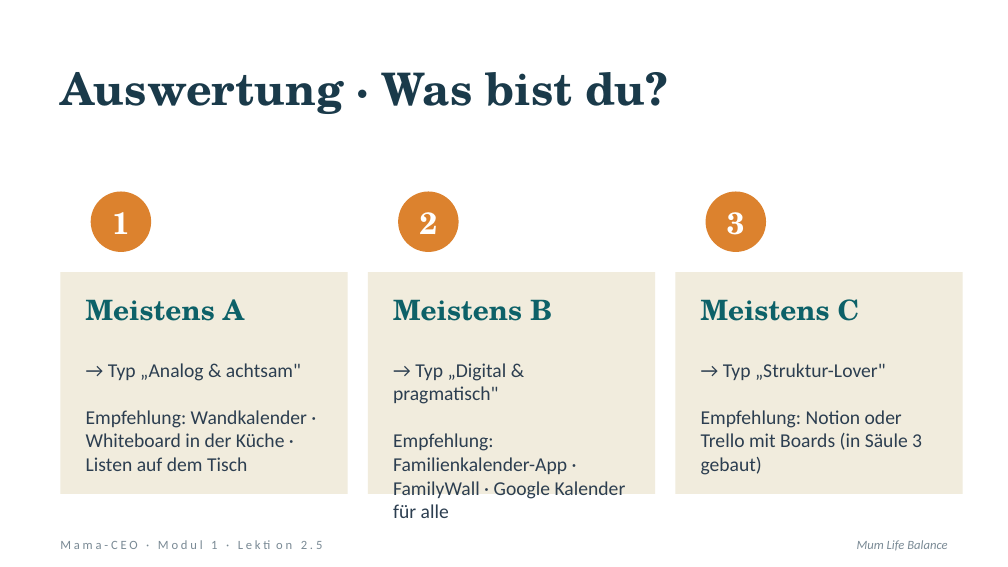
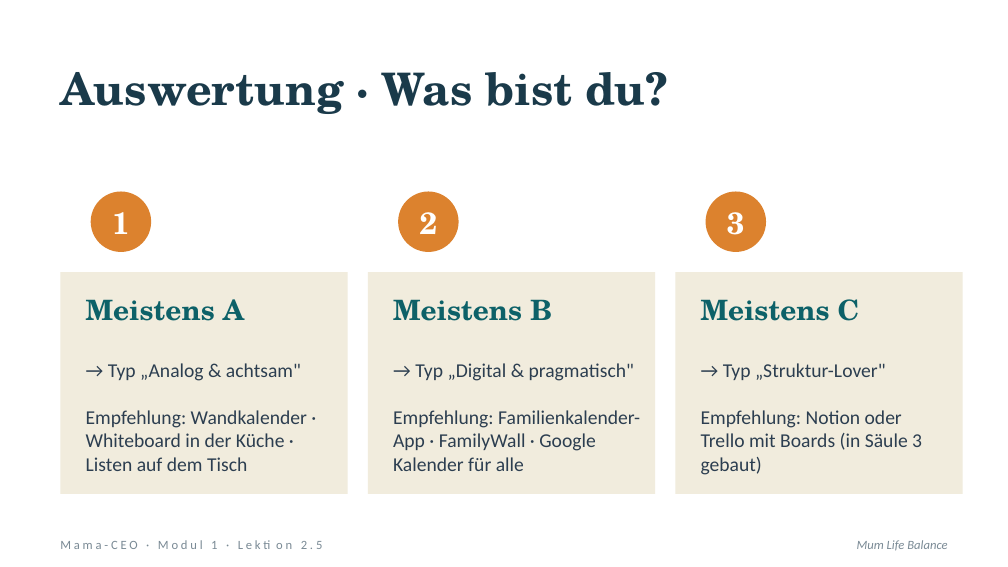
Before and after one commit to pnulmann-hue/mumlifebalance-workspace, a slide deck: slide 6 of outputs/produkte/mama-ceo/03-praesentationen/saeule-2/05-lektion-2-5.pptx. Drawn at 1008x567 pixels with LibreOffice and Linux fonts; fonts in the diff are those of the drawing. Boxes give left, top, right and bottom in pixels: in the first picture for what was removed or moved away, otherwise in the second. Text is boxed around its words. In the diff, an @@ line names an element or a change of style, - is before the commit and + after.

```diff
--- a/outputs/produkte/mama-ceo/03-praesentationen/saeule-2/05-lektion-2-5.pptx
+++ b/outputs/produkte/mama-ceo/03-praesentationen/saeule-2/05-lektion-2-5.pptx
@@ text "→ Typ „Digital & pragmatisch"" rewrapped from (x1=393, y1=363, x2=626, y2=518) to (x1=393, y1=363, x2=640, y2=471) @@
```
Also in this commit, not shown: 7 other slides changed, 32 other files.
